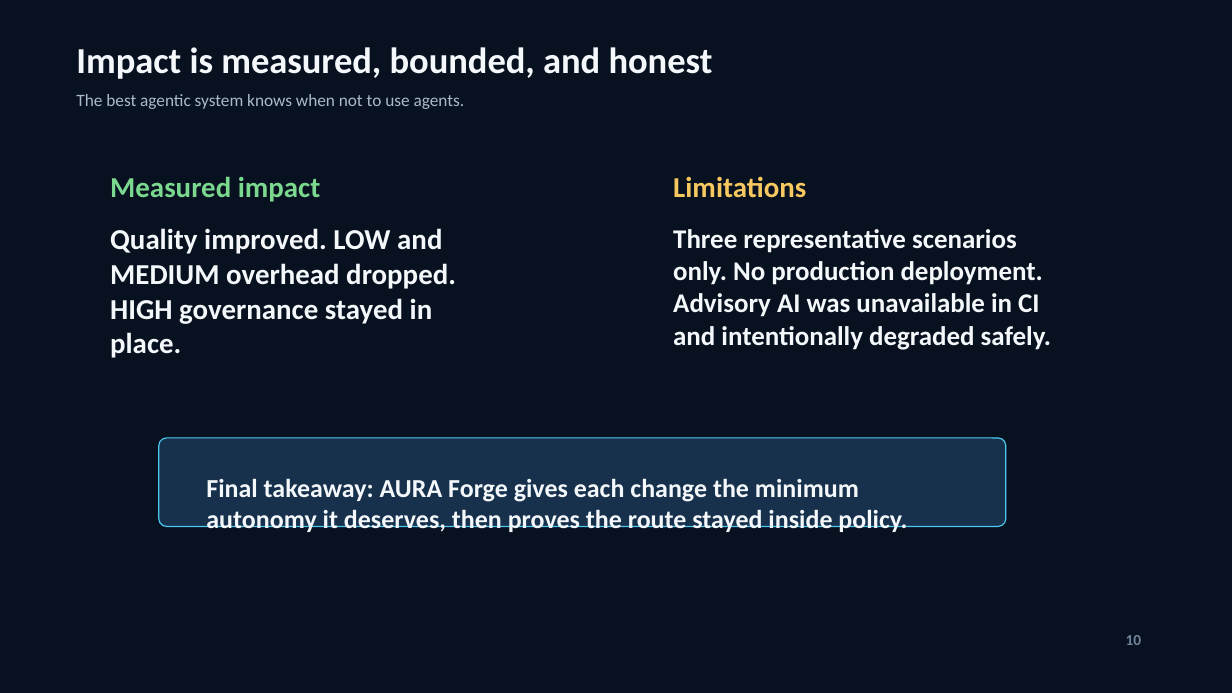
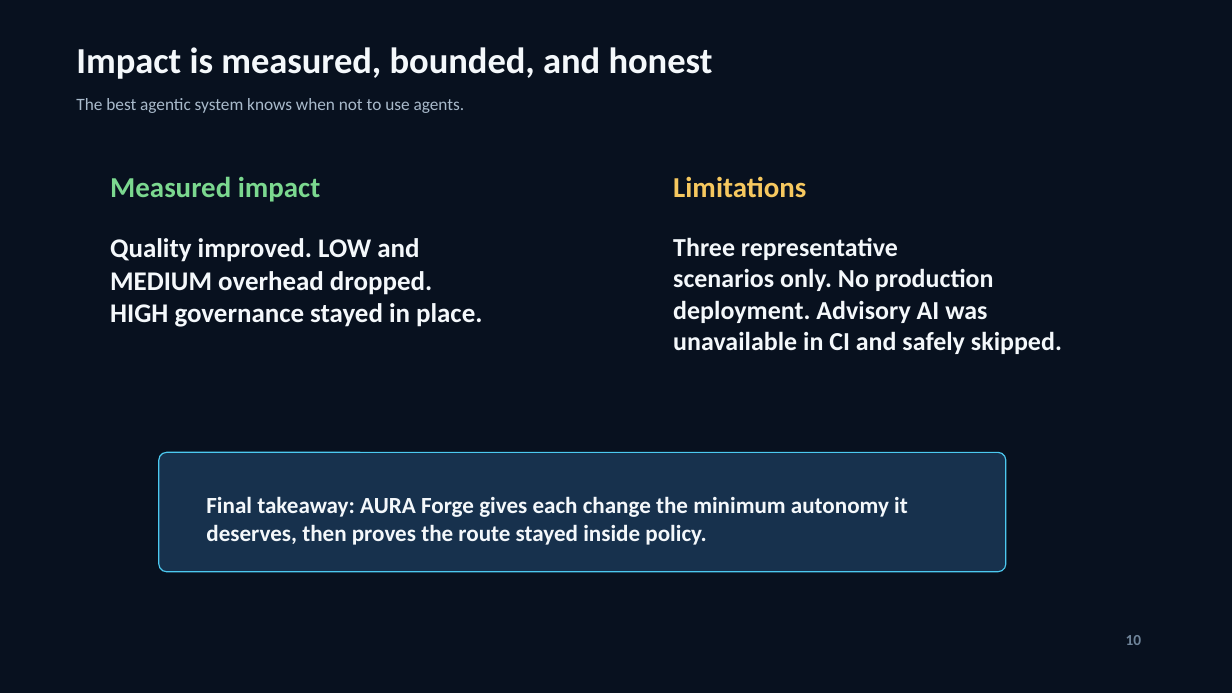
Before and after one commit to Muhammad7839/FitGPT-Agentic-Engineering, a slide deck: slide 10 of docs/capstone/submission/AURA_Forge_Final_Presentation.pptx. Drawn at 1232x693 pixels with LibreOffice and Linux fonts; fonts in the diff are those of the drawing. Boxes give left, top, right and bottom in pixels: in the first picture for what was removed or moved away, otherwise in the second. Text is boxed around its words. In the diff, an @@ line names an element or a change of style, - is before the commit and + after.

Commit message:
docs: fix final presentation visual layout

```diff
--- a/docs/capstone/submission/AURA_Forge_Final_Presentation.pptx
+++ b/docs/capstone/submission/AURA_Forge_Final_Presentation.pptx
@@ text "The best agentic system knows ...": place and size @@
-text "The best agentic system knows ..." at <box>76,94,465,109</box>
+text "The best agentic system knows ..." at <box>76,98,465,113</box>
@@ text at <box>110,238,482,327</box>: text changed; size 22.5 to 21 pt @@
-Quality improved. LOW and MEDIUM overhead dropped. HIGH governance stayed in place.
+Quality improved. LOW and
+MEDIUM overhead dropped.
+HIGH governance stayed in place.
@@ text at <box>673,237,1062,354</box>: text changed; size 21 to 20.2 pt @@
-Three representative scenarios only. No production deployment. Advisory AI was unavailable in CI and intentionally degraded safely.
+Three representative
+scenarios only. No production
+deployment. Advisory AI was
+unavailable in CI and safely skipped.
@@ rounded rectangle: place and size @@
-rounded rectangle at <box>159,438,1006,527</box>
+rounded rectangle at <box>159,453,1006,572</box>
@@ rounded rectangle at <box>159,453,1006,572</box>: proportions changed @@
@@ text "Final takeaway: AURA Forge gives ...": place and size @@
-text "Final takeaway: AURA Forge gives ..." at <box>206,478,907,535</box>
+text "Final takeaway: AURA Forge gives ..." at <box>206,496,908,545</box>
@@ text "Final takeaway: AURA Forge gives ..." at <box>206,496,908,545</box>: size 20.2 to 18 pt @@
```
Also in this commit, not shown: 8 other slides changed, 17 other files.
